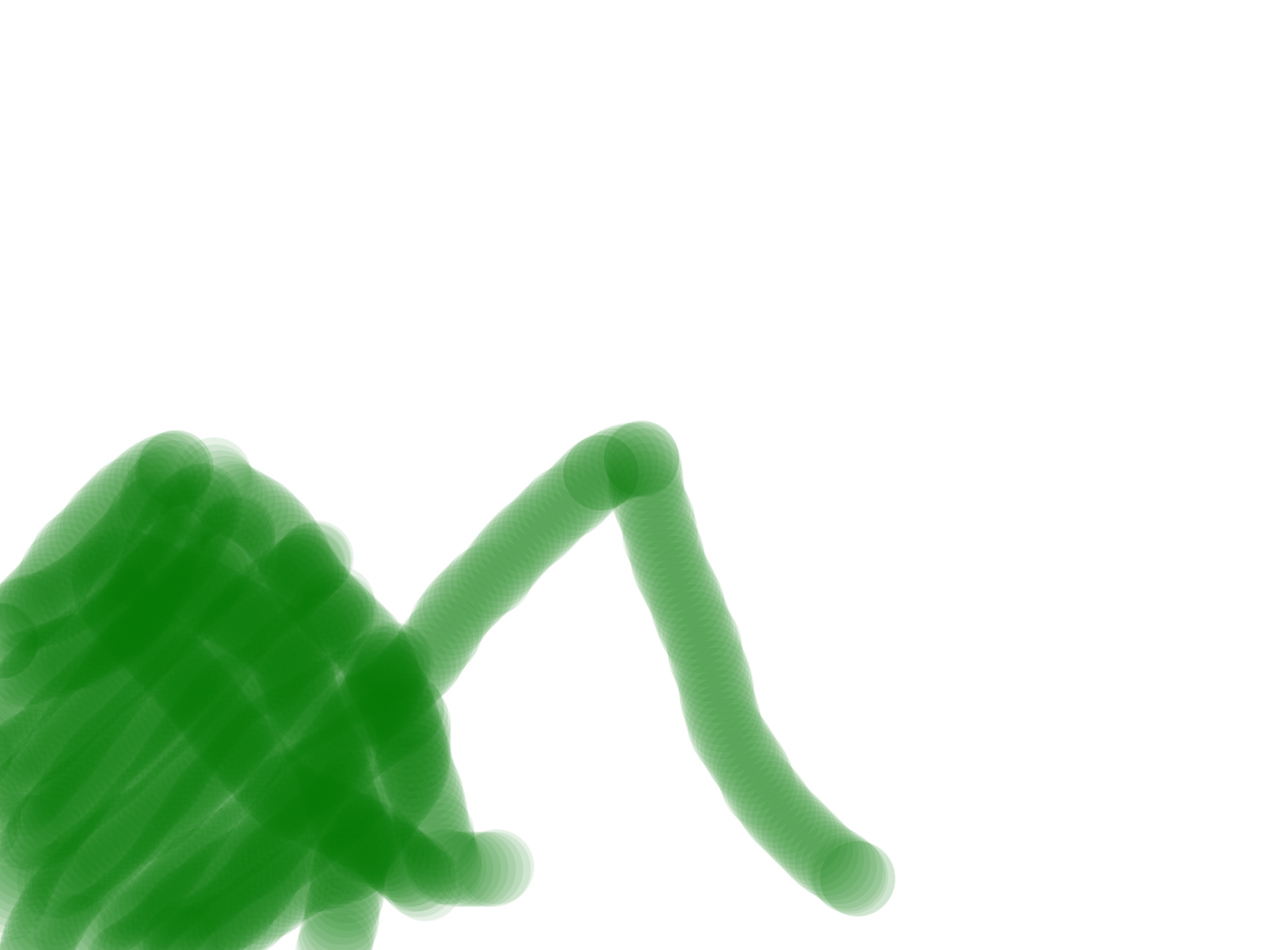
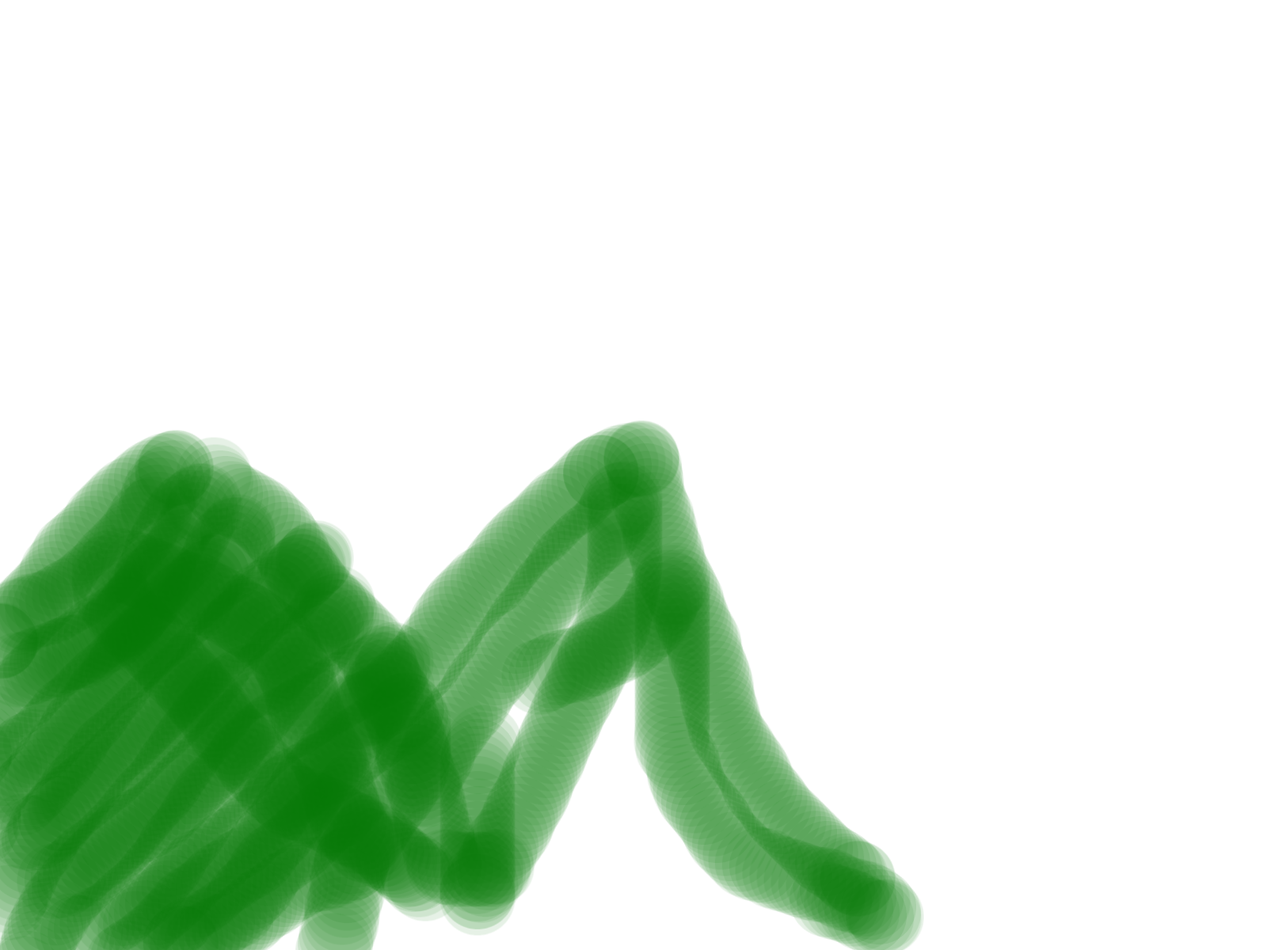
Comparing the layer stacks of the two 1267×950 images. Changes:
painted on "Background" over [384,461,924,950]
